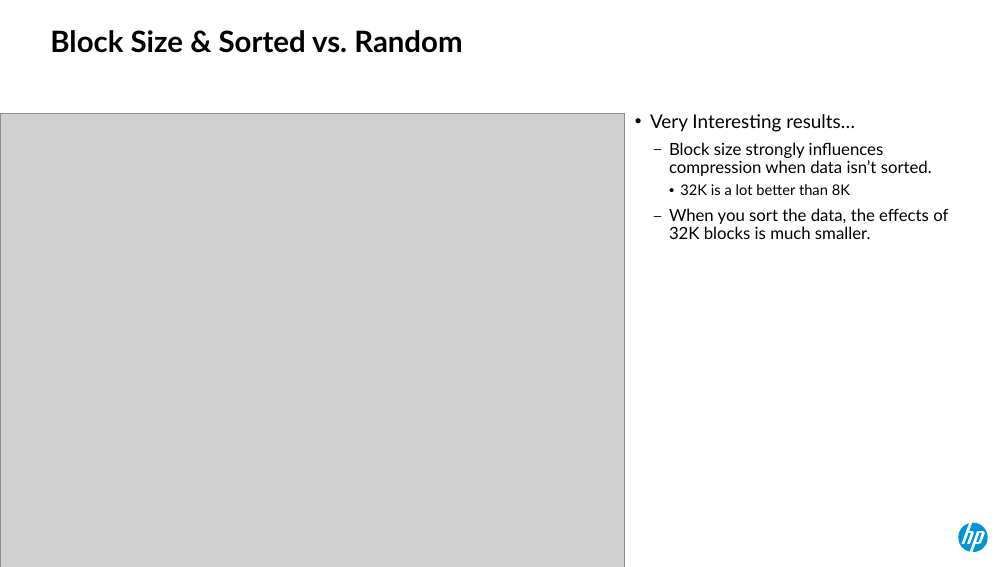
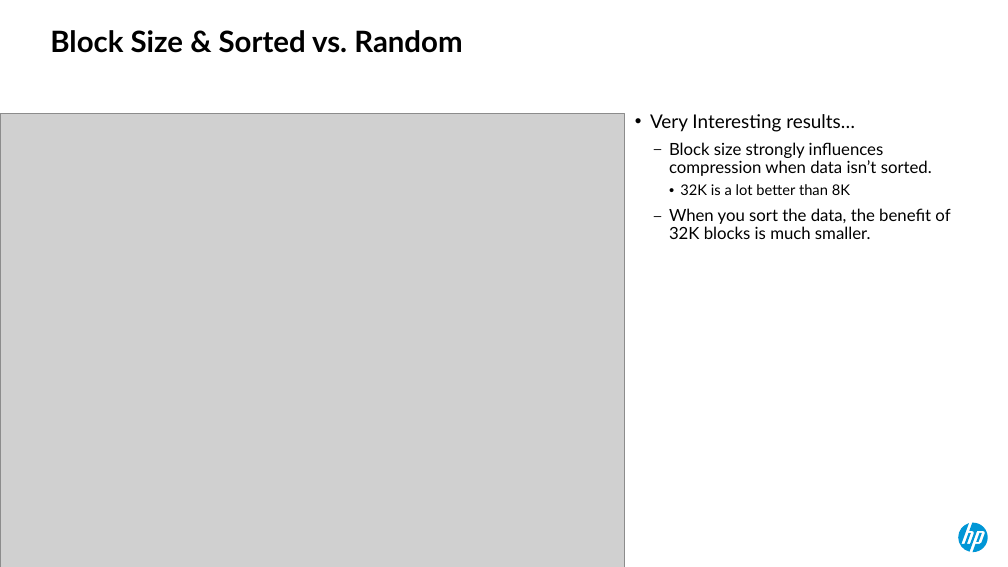
Before and after one commit to Dyland28/HP-Data-Compression, a slide deck: slide 17 of compression_sand_weiss_hotsos_2018.pptx. Drawn at 1008x567 pixels with LibreOffice and Linux fonts; fonts in the diff are those of the drawing; grey boxes stand for pictures. Boxes give left, top, right and bottom in pixels: in the first picture for what was removed or moved away, otherwise in the second. Text is boxed around its words. In the diff, an @@ line names an element or a change of style, - is before the commit and + after.

```diff
--- a/compression_sand_weiss_hotsos_2018.pptx
+++ b/compression_sand_weiss_hotsos_2018.pptx
@@ text at (669, 208, 950, 239): text changed @@
-  – When you sort the data, the effects of 32K blocks is much smaller.
+  – When you sort the data, the benefit of 32K blocks is much smaller.
```
Also in this commit, not shown: 9 other slides changed.
